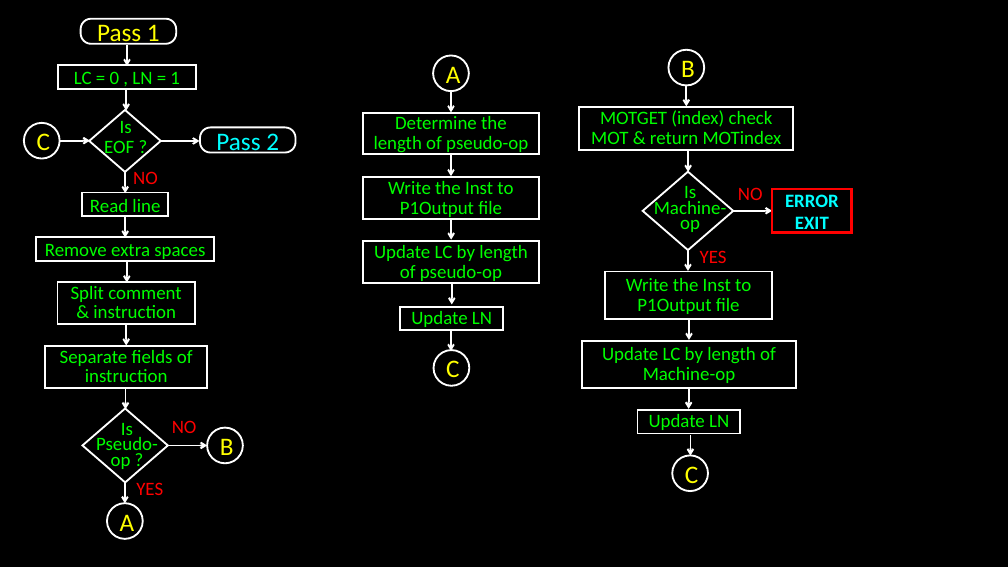
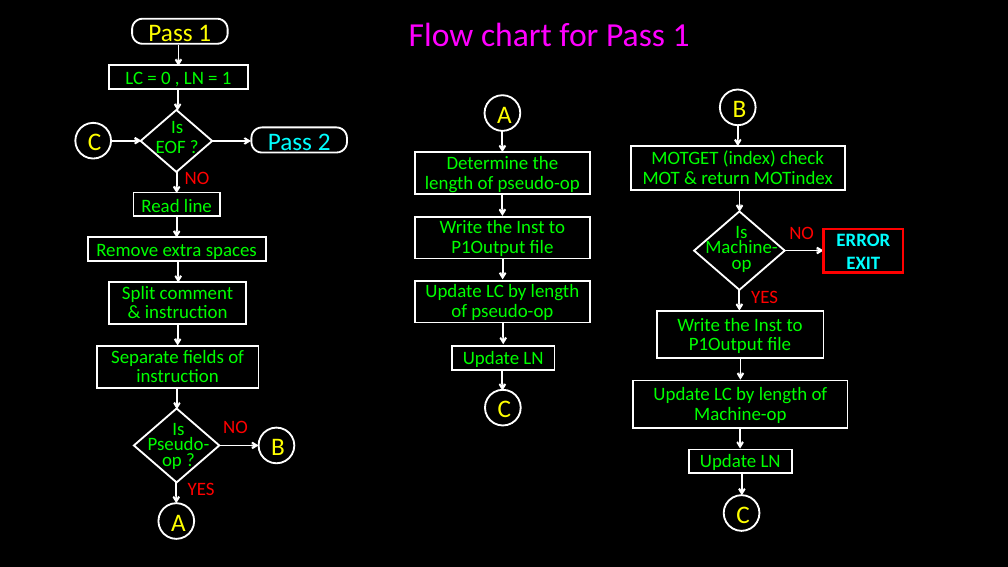
Before and after one commit to bondeabhijeet/8085, a slide deck: slide 2 of Pass 1 8085.pptx. Drawn at 1008x567 pixels with LibreOffice and Linux fonts; fonts in the diff are those of the drawing. Boxes give left, top, right and bottom in pixels: in the first picture for what was removed or moved away, otherwise in the second. Text is boxed around its words. In the diff, an @@ line names an element or a change of style, - is before the commit and + after.

```diff
--- a/Pass 1 8085.pptx
+++ b/Pass 1 8085.pptx
@@ text added at (409,22,690,47), 32 pt, text #FF00FF @@
+Flow chart for Pass 1
@@ 11 arrows, 5 rectangles, 5 texts, 3 ellipses, 2 rounded rectangles, 2 diamonds: place and size @@
-11 arrows, 5 rectangles, 5 texts, 3 ellipses, 2 rounded rectangles, 2 diamonds at (24,19,296,539)
+11 arrows, 5 rectangles, 5 texts, 3 ellipses, 2 rounded rectangles, 2 diamonds at (76,19,347,539)
@@ 12 arrows, 9 rectangles, 4 ellipses, 3 texts, 1 diamond: place and size @@
-12 arrows, 9 rectangles, 4 ellipses, 3 texts, 1 diamond at (364,50,851,491)
+12 arrows, 9 rectangles, 4 ellipses, 3 texts, 1 diamond at (415,89,903,531)
```
Also in this commit, not shown: 16 other slides changed, 1 slide added, 10 other files.
